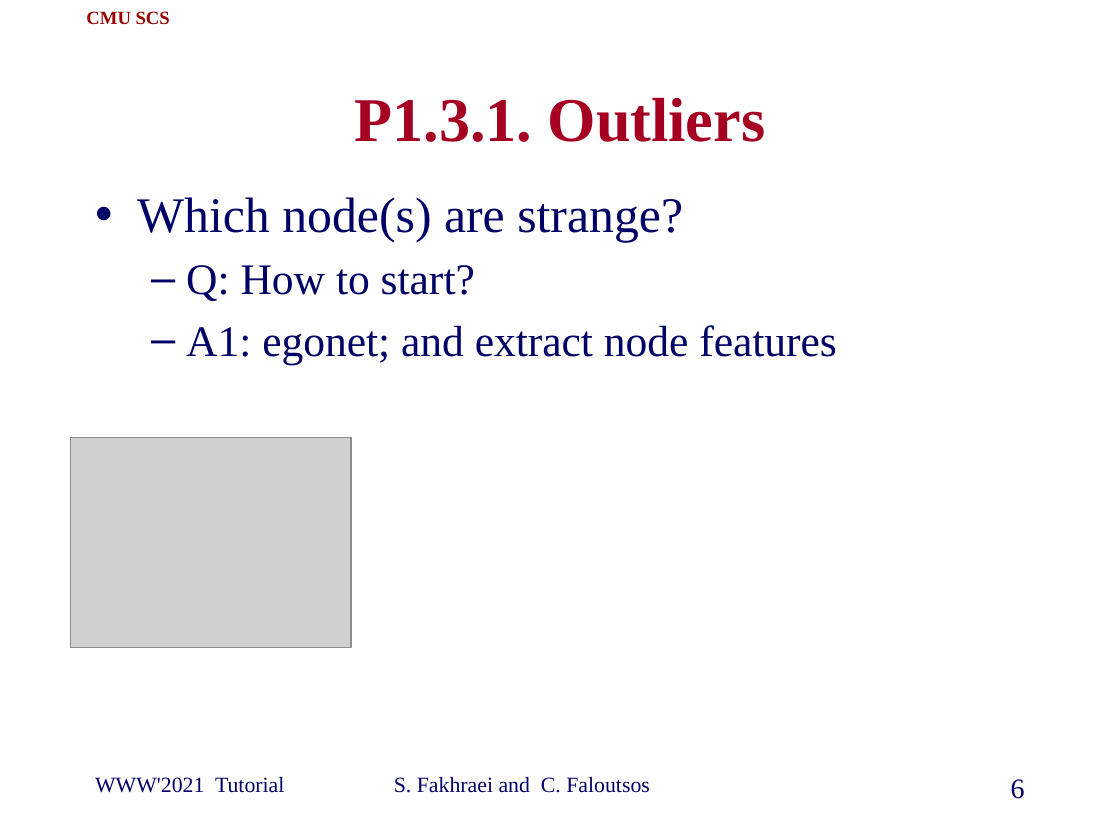
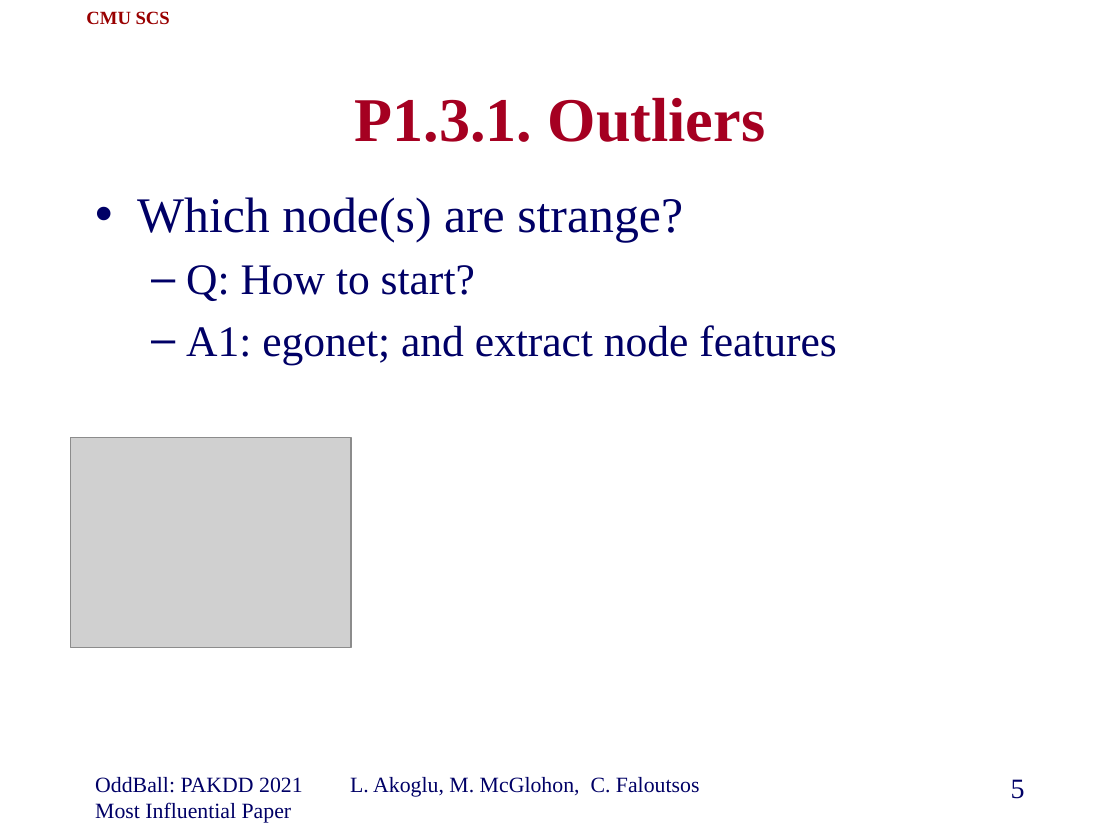
Before and after one commit to cfaloutsos/2021-pakdd-ToT, a slide deck: slide 5 of P2_present_OddBall_ToT.pptx (slide 6 before the commit). Drawn at 1120x840 pixels with LibreOffice and Linux fonts; fonts in the diff are those of the drawing; grey boxes stand for pictures; background and template pictures are left out. Boxes give left, top, right and bottom in pixels: in the first picture for what was removed or moved away, otherwise in the second. Text is boxed around its words. In the diff, an @@ line names an element or a change of style, - is before the commit and + after.

```diff
--- a/P2_present_OddBall_ToT.pptx
+++ b/P2_present_OddBall_ToT.pptx
@@ text at (95, 777, 303, 823): text changed @@
-WWW'2021 Tutorial
+OddBall: PAKDD 2021 Most Influential Paper
@@ text at (350, 777, 700, 797): text changed @@
-S. Fakhraei and C. Faloutsos
+L. Akoglu, M. McGlohon, C. Faloutsos
@@ page number at (1011, 779, 1025, 799): text changed @@
-6
+5
```
Also in this commit, not shown: 7 other slides changed, 1 slide removed, 1 other file.
